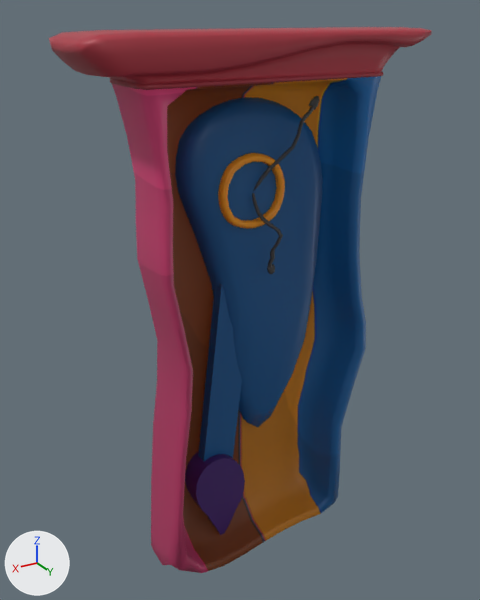
The FBX model Assets/Art/Environment/Models/geo_fullclock.fbx as it was, and as the next commit left it.
Both versions are drawn from a 50 mm camera at (0.84, 1.386, 0.394) aimed at (0.011, 0.005, -0.297). Arrows for +X, +Y and +Z are at lower left; the lights stay in place. Where no turn or scale is listed for an object, it has been applied to the vertices.

The first picture shows 'geo_Clock', 'geo_Hand'.
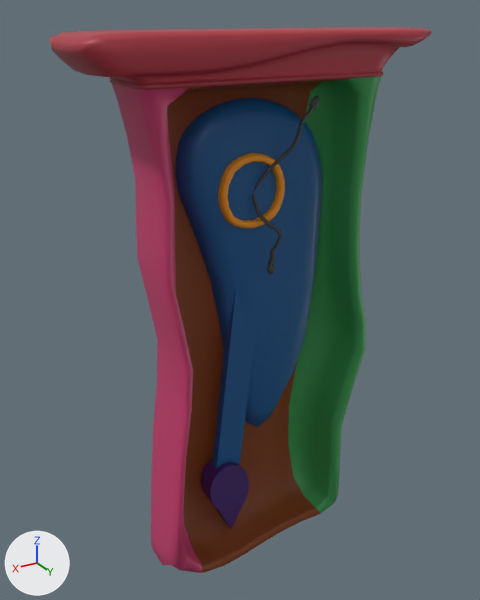
The newer file is also rescaled (x2.0), turned or shifted as a whole; pictures and numbers use the older file's frame.

Location of each change, (x1, y1, x2, y2) in pixels of the pictures (480 x 600 px):
'geo_Hand', mesh rescaled: before (185, 283, 245, 535); after (201, 289, 257, 529)
part 1 of me_mesh_001, surface changed: (112, 76, 381, 573) in both

The edits, one by one:
me_mesh has 50 vertices, 65 faces and spans x -0.048..0.178, y -0.037..0.037, z -1.024..0.007.
me_mesh is used by ob_geo_hand; location (0.0, 0.01, 0.0).
me_mesh part 2: the whole mesh is scaled about its middle by 0.803, then moved by (-0.018, 0.016, -0.074).
me_mesh_001 has 1529 vertices, 1478 faces and spans x -0.442..0.442, y -0.127..0.127, z -0.711..0.711.
me_mesh_001 is used by ob_geo_clock; location (-0.01, 0.043, -0.347).
me_mesh_001 part 1: texture (UV) coordinates of 498 of 1478 faces, centred in x -0.32..0.319, y -0.098..0.098, z -0.706..0.605, changed; they spanned u 0.31..0.69, v 0.38..0.76 and now span u 0.3..0.82, v 0.5..0.59.
